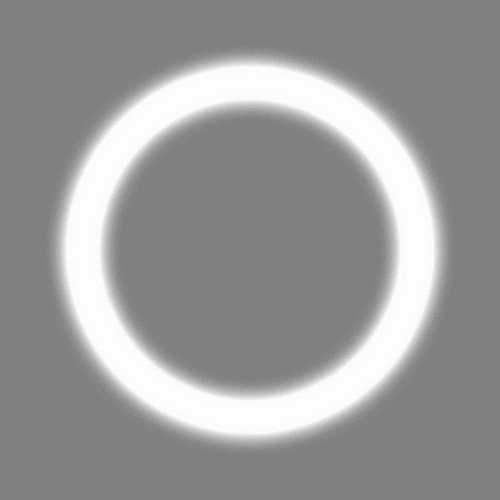
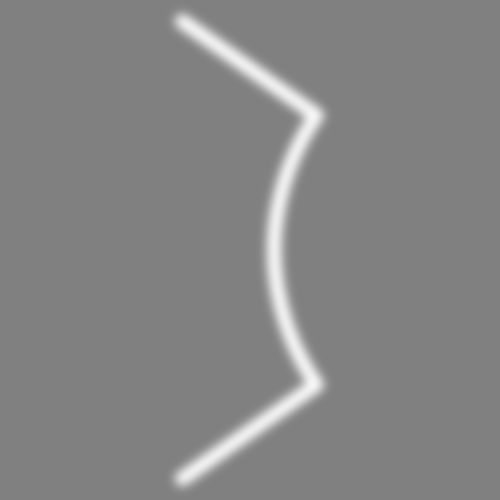
Before/after of a 500×500 layered artwork. What changed in the layer stack:
added layer "Layer 9" above "Layer 8" over (163, 5, 336, 495)
hid "Layer 7" over (72, 72, 428, 428)
